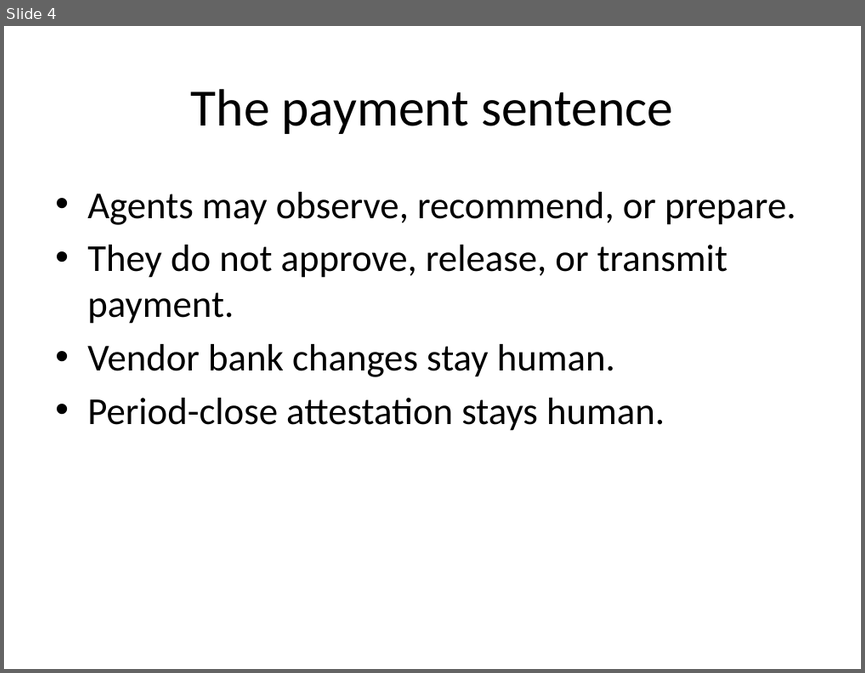
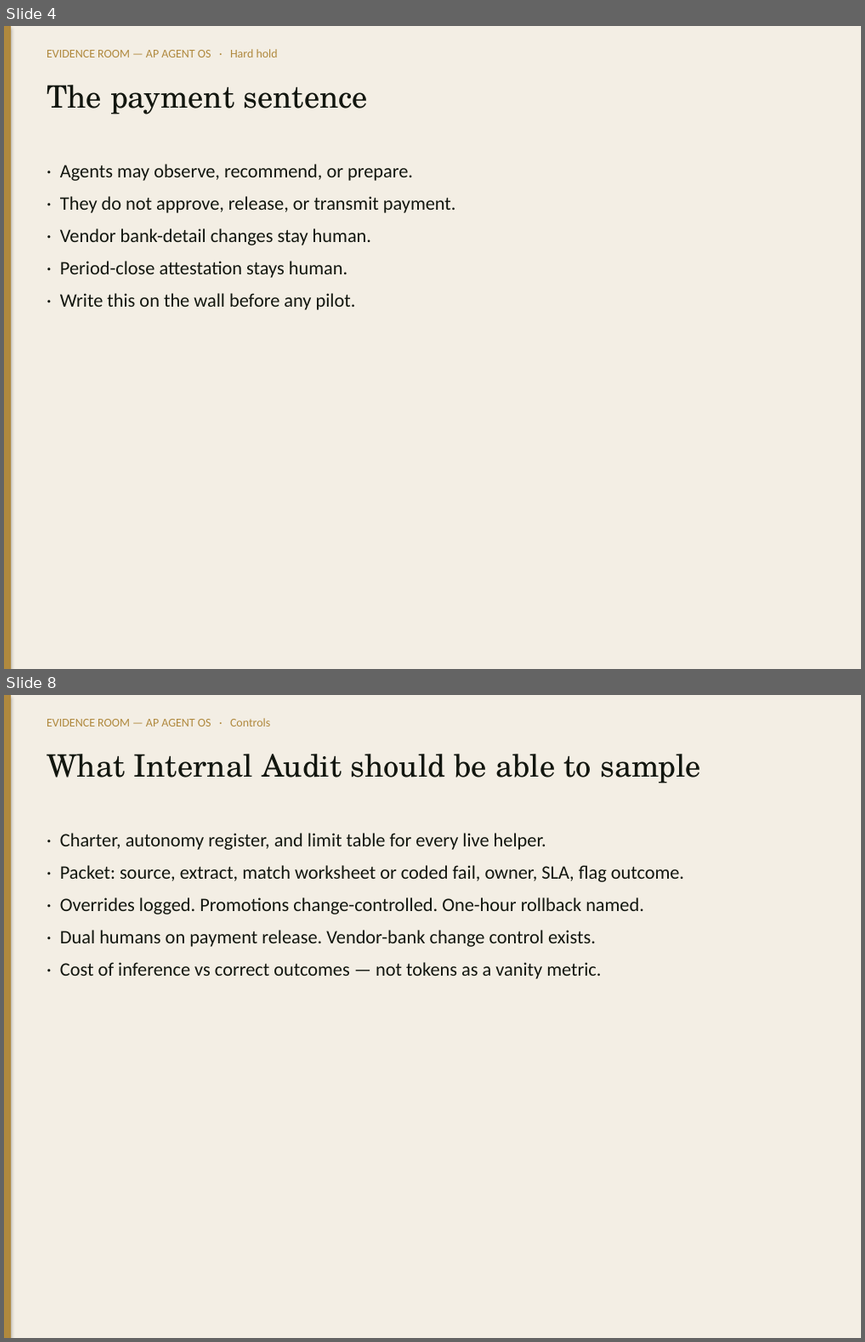
Before and after one commit to adamintelligenceai/Origin, a slide deck: evidence-room/04_AP_AGENT_OS_TEAM/Decks/ER_CFO_AP_Transformation.pptx. Shown one above the other, each under a label of ours: slide 4 before the commit, slides 4 and 8 after it; the slides between them are not shown. The pictures are 865x673 and 865x1342 pixels, drawn with LibreOffice and Linux fonts; fonts in the diff are those of the drawing. Boxes give left, top, right and bottom in pixels: in the first picture for what was removed or moved away, otherwise in the second. Text is boxed around its words. In the diff, an @@ line names an element or a change of style, - is before the commit and + after.

```diff
--- a/evidence-room/04_AP_AGENT_OS_TEAM/Decks/ER_CFO_AP_Transformation.pptx
+++ b/evidence-room/04_AP_AGENT_OS_TEAM/Decks/ER_CFO_AP_Transformation.pptx
@@ slide 8 added at (4,695,861,1338), background #FFFFFF @@
@@ rectangle added at (4,695,861,1338), fill #F3EEE4 @@
@@ rectangle added at (4,695,11,1338), fill #B0893E @@
@@ text added at (46,718,270,726), 10 pt, text #B0893E @@
+EVIDENCE ROOM — AP AGENT OS · Controls
@@ text added at (46,754,701,783), 26 pt, text #12160F @@
+What Internal Audit should be able to sample
@@ text added at (60,833,684,979), 16 pt, text #12160F @@
+· Charter, autonomy register, and limit table for every live helper.
+· Packet: source, extract, match worksheet or coded fail, owner, SLA, flag outcome.
+· Overrides logged. Promotions change-controlled. One-hour rollback named.
+· Dual humans on payment release. Vendor-bank change control exists.
+· Cost of inference vs correct outcomes — not tokens as a vanity metric.
@@ slide 4 changed as well @@
@@ rectangle added at (4,26,861,669), fill #F3EEE4 @@
@@ rectangle added at (4,26,11,669), fill #B0893E @@
@@ text added at (46,49,278,57), 10 pt, text #B0893E @@
+EVIDENCE ROOM — AP AGENT OS · Hard hold
@@ text "The payment sentence": place and size @@
-text "The payment sentence" at (191,89,673,134)
+text "The payment sentence" at (46,85,367,114)
@@ text "The payment sentence" at (46,85,367,114): size 44 to 26 pt, font Calibri to TeX Gyre Schola, text colour #000000 to #12160F; alignment centre to left; vertical alignment middle to top @@
@@ text at (60,164,456,310): text changed; size 32 to 16 pt; text colour #000000 to #12160F @@
-• Agents may observe, recommend, or prepare.
-• They do not approve, release, or transmit payment.
-• Vendor bank changes stay human.
-• Period-close attestation stays human.
+· Agents may observe, recommend, or prepare.
+· They do not approve, release, or transmit payment.
+· Vendor bank-detail changes stay human.
+· Period-close attestation stays human.
+· Write this on the wall before any pilot.
```
Also in this commit, not shown: 4 other slides changed, 5 other slides added, 1 slide removed, 55 other files.
